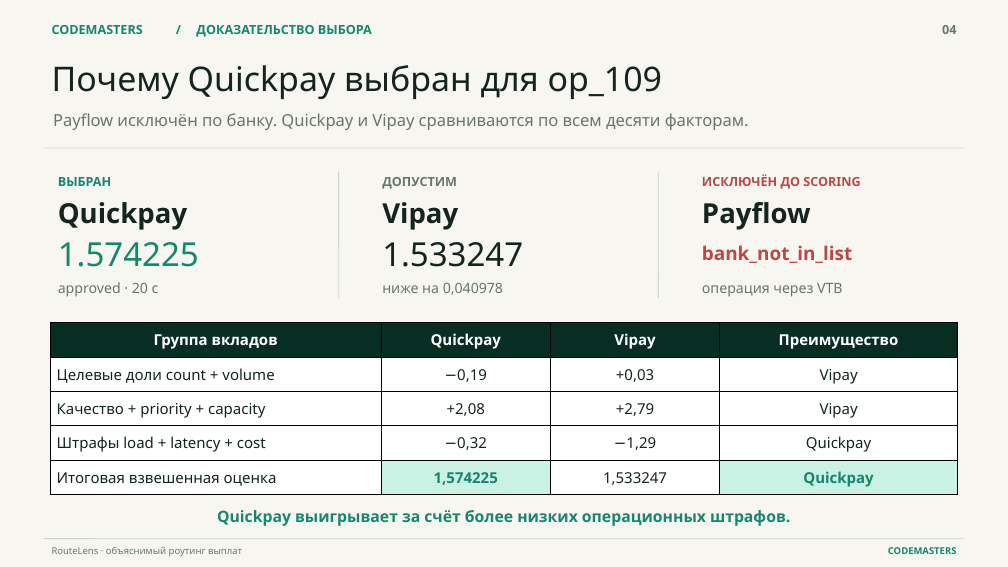
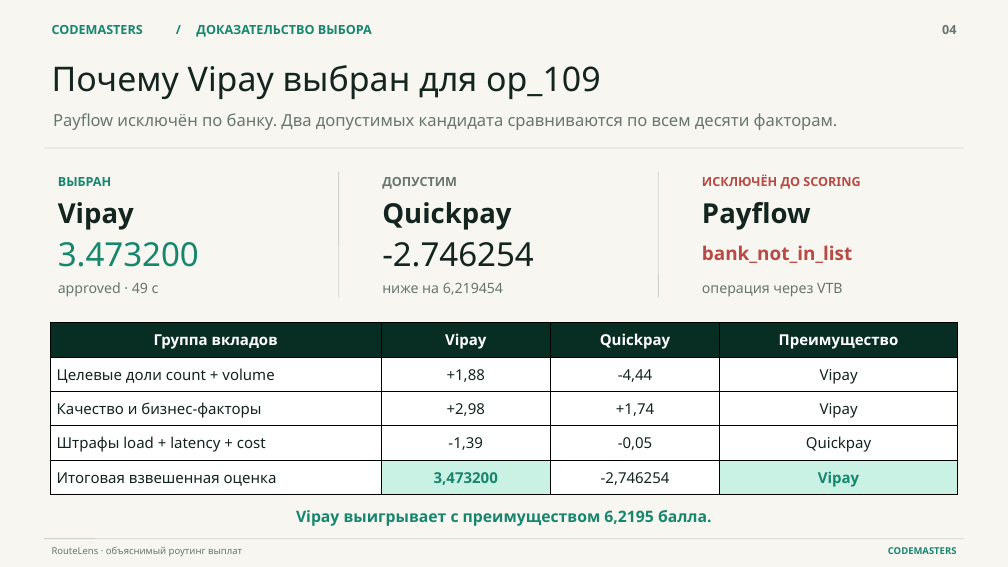
Before and after one commit to krantro2938/routelens-codemasters, a slide deck: slide 4 of presentation/RouteLens_Defense_RU.pptx. Drawn at 1008x567 pixels with LibreOffice and Linux fonts; fonts in the diff are those of the drawing. Boxes give left, top, right and bottom in pixels: in the first picture for what was removed or moved away, otherwise in the second. Text is boxed around its words. In the diff, an @@ line names an element or a change of style, - is before the commit and + after.

```diff
--- a/presentation/RouteLens_Defense_RU.pptx
+++ b/presentation/RouteLens_Defense_RU.pptx
@@ text at [52,65,601,99]: text changed @@
-Почему Quickpay выбран для op_109
+Почему Vipay выбран для op_109
@@ text at [53,113,838,130]: text changed @@
-Payflow исключён по банку. Quickpay и Vipay сравниваются по всем десяти факторам.
+Payflow исключён по банку. Два допустимых кандидата сравниваются по всем десяти факторам.
@@ text at [58,202,134,230]: text changed @@
-Quickpay
+Vipay
@@ text at [382,202,511,230]: text changed @@
-Vipay
+Quickpay
@@ text at [58,242,199,267]: text changed @@
-1.574225
+3.473200
@@ text at [382,242,534,267]: text changed @@
-1.533247
+-2.746254
@@ text at [58,282,159,297]: text changed @@
-approved · 20 с
+approved · 49 с
@@ text at [382,283,503,295]: text changed @@
-ниже на 0,040978
+ниже на 6,219454
@@ table at [51,323,959,495] @@
-row 1, column 2: Quickpay
+row 1, column 2: Vipay
-row 1, column 3: Vipay
+row 1, column 3: Quickpay
-row 2, column 2: −0,19
+row 2, column 2: +1,88
-row 2, column 3: +0,03
+row 2, column 3: -4,44
-row 3: Качество + priority + capacity | +2,08 | +2,79 | Vipay
+row 3: Качество и бизнес-факторы | +2,98 | +1,74 | Vipay
-row 4, column 2: −0,32
+row 4, column 2: -1,39
-row 4, column 3: −1,29
+row 4, column 3: -0,05
-row 5: Итоговая взвешенная оценка | 1,574225 | 1,533247 | Quickpay
+row 5: Итоговая взвешенная оценка | 3,473200 | -2,746254 | Vipay
@@ text at [296,510,712,526]: text changed @@
-Quickpay выигрывает за счёт более низких операционных штрафов.
+Vipay выигрывает с преимуществом 6,2195 балла.
```
Also in this commit, not shown: 4 other slides changed, 55 other files.
